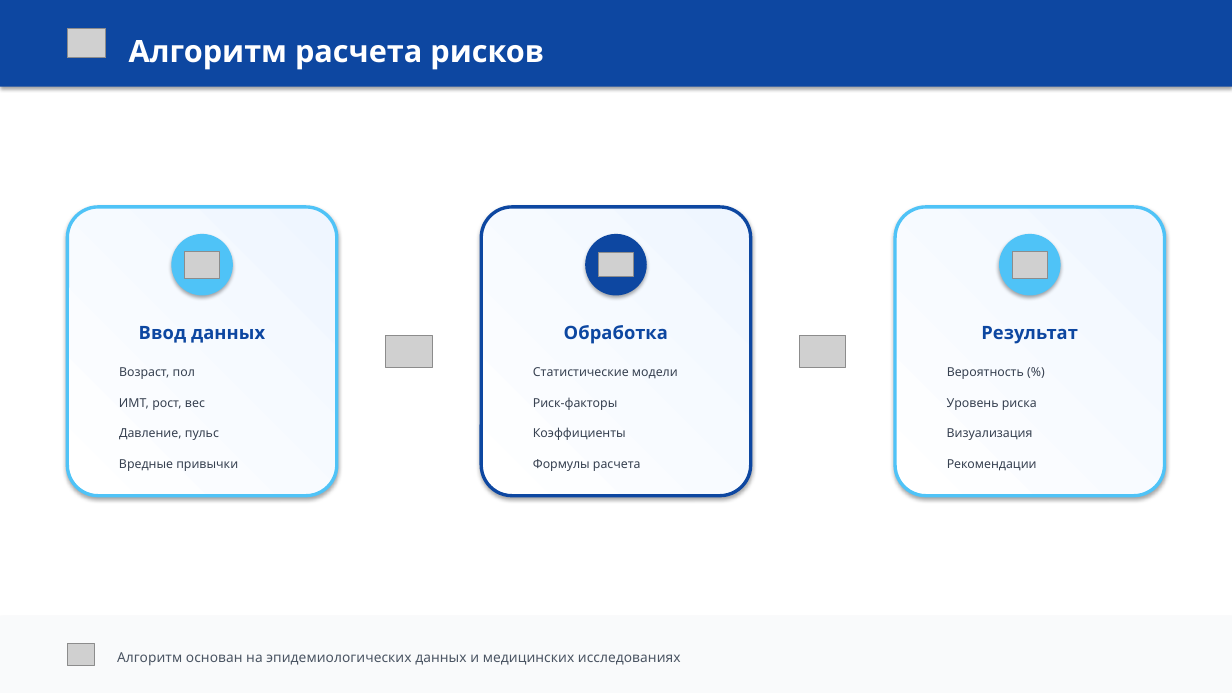
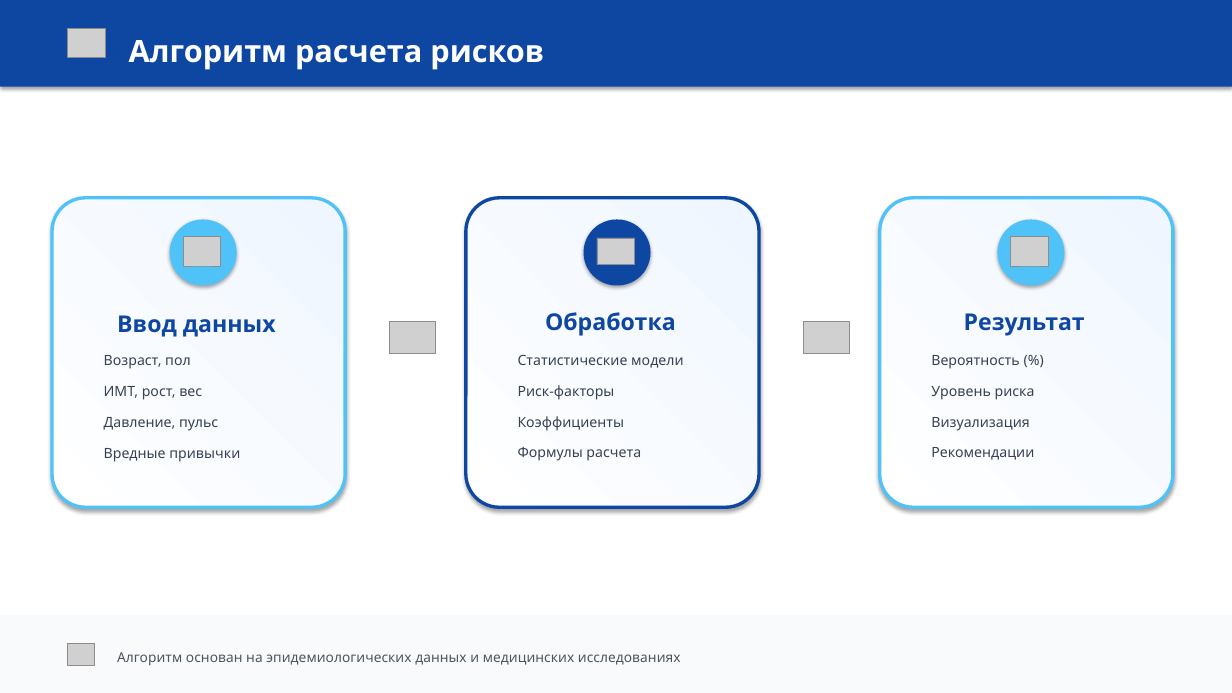
Before and after one commit to TimAlb7/decease_risk, a slide deck: slide 5 of Веб-приложение для оценки риска заболеваний.pptx. Drawn at 1232x693 pixels with LibreOffice and Linux fonts; fonts in the diff are those of the drawing; grey boxes stand for pictures; background and template pictures are left out. Boxes give left, top, right and bottom in pixels: in the first picture for what was removed or moved away, otherwise in the second. Text is boxed around its words. In the diff, an @@ line names an element or a change of style, - is before the commit and + after.

```diff
--- a/Веб-приложение для оценки риска заболеваний.pptx
+++ b/Веб-приложение для оценки риска заболеваний.pptx
@@ rounded rectangle: place and size @@
-rounded rectangle at <box>67,207,337,495</box>
+rounded rectangle at <box>52,198,345,507</box>
@@ rounded rectangle: place and size @@
-rounded rectangle at <box>482,207,751,495</box>
+rounded rectangle at <box>466,198,759,507</box>
@@ rounded rectangle: place and size @@
-rounded rectangle at <box>896,207,1165,495</box>
+rounded rectangle at <box>880,198,1173,507</box>
@@ rounded rectangle: place and size @@
-rounded rectangle at <box>171,234,233,296</box>
+rounded rectangle at <box>170,220,238,286</box>
@@ picture: place and size @@
-picture at <box>185,251,219,278</box>
+picture at <box>183,237,221,266</box>
@@ rounded rectangle: place and size @@
-rounded rectangle at <box>585,234,647,296</box>
+rounded rectangle at <box>584,220,652,286</box>
@@ picture: place and size @@
-picture at <box>599,252,633,277</box>
+picture at <box>597,238,635,265</box>
@@ rounded rectangle: place and size @@
-rounded rectangle at <box>999,234,1061,296</box>
+rounded rectangle at <box>997,220,1065,286</box>
@@ picture: place and size @@
-picture at <box>1013,251,1047,278</box>
+picture at <box>1011,237,1049,266</box>
@@ text "Ввод данных": place and size @@
-text "Ввод данных" at <box>139,326,265,343</box>
+text "Ввод данных" at <box>117,315,276,337</box>
@@ picture: place and size @@
-picture at <box>386,335,433,368</box>
+picture at <box>389,322,435,354</box>
@@ text "Обработка": place and size @@
-text "Обработка" at <box>564,325,668,344</box>
+text "Обработка" at <box>545,312,676,336</box>
@@ picture: place and size @@
-picture at <box>800,335,847,368</box>
+picture at <box>803,322,849,354</box>
@@ size 14.3 to 18 pt in 3 elements at <box>117,315,276,337</box>, <box>545,312,676,336</box>, <box>964,313,1085,336</box> @@
@@ text "Результат": place and size @@
-text "Результат" at <box>981,326,1078,344</box>
+text "Результат" at <box>964,313,1085,336</box>
@@ text "Возраст, пол": place and size @@
-text "Возраст, пол" at <box>119,367,195,379</box>
+text "Возраст, пол" at <box>104,355,191,369</box>
@@ text "Статистические модели": place and size @@
-text "Статистические модели" at <box>533,367,678,379</box>
+text "Статистические модели" at <box>518,355,684,368</box>
@@ text "Вероятность (%)": place and size @@
-text "Вероятность (%)" at <box>947,367,1024,379</box>
+text "Вероятность (%)" at <box>931,355,1020,369</box>
@@ text "ИМТ, рост, вес": place and size @@
-text "ИМТ, рост, вес" at <box>119,398,205,410</box>
+text "ИМТ, рост, вес" at <box>104,386,202,400</box>
@@ size 9.6 to 11 pt in 12 elements at <box>518,355,684,368</box>, <box>104,448,240,462</box>, <box>518,447,641,461</box>, <box>104,417,218,431</box>, <box>931,447,1034,460</box>, <box>931,386,1035,400</box>, <box>931,355,1020,369</box>, <box>518,416,625,431</box>, <box>104,386,202,400</box>, <box>104,355,191,369</box>, <box>931,417,1029,431</box>, <box>518,385,615,400</box> @@
@@ text "Риск-факторы": place and size @@
-text "Риск-факторы" at <box>533,398,618,410</box>
+text "Риск-факторы" at <box>518,385,615,400</box>
@@ text "Уровень риска": place and size @@
-text "Уровень риска" at <box>947,398,1037,410</box>
+text "Уровень риска" at <box>931,386,1035,400</box>
@@ text "Давление, пульс": place and size @@
-text "Давление, пульс" at <box>119,428,219,440</box>
+text "Давление, пульс" at <box>104,417,218,431</box>
@@ text "Коэффициенты": place and size @@
-text "Коэффициенты" at <box>533,427,626,440</box>
+text "Коэффициенты" at <box>518,416,625,431</box>
@@ text "Визуализация": place and size @@
-text "Визуализация" at <box>947,428,1033,440</box>
+text "Визуализация" at <box>931,417,1029,431</box>
@@ text "Вредные привычки": place and size @@
-text "Вредные привычки" at <box>119,459,238,471</box>
+text "Вредные привычки" at <box>104,448,240,462</box>
@@ text "Формулы расчета": place and size @@
-text "Формулы расчета" at <box>533,459,641,471</box>
+text "Формулы расчета" at <box>518,447,641,461</box>
@@ text "Рекомендации": place and size @@
-text "Рекомендации" at <box>947,459,1037,471</box>
+text "Рекомендации" at <box>931,447,1034,460</box>
```
Also in this commit, not shown: 7 other slides changed.
